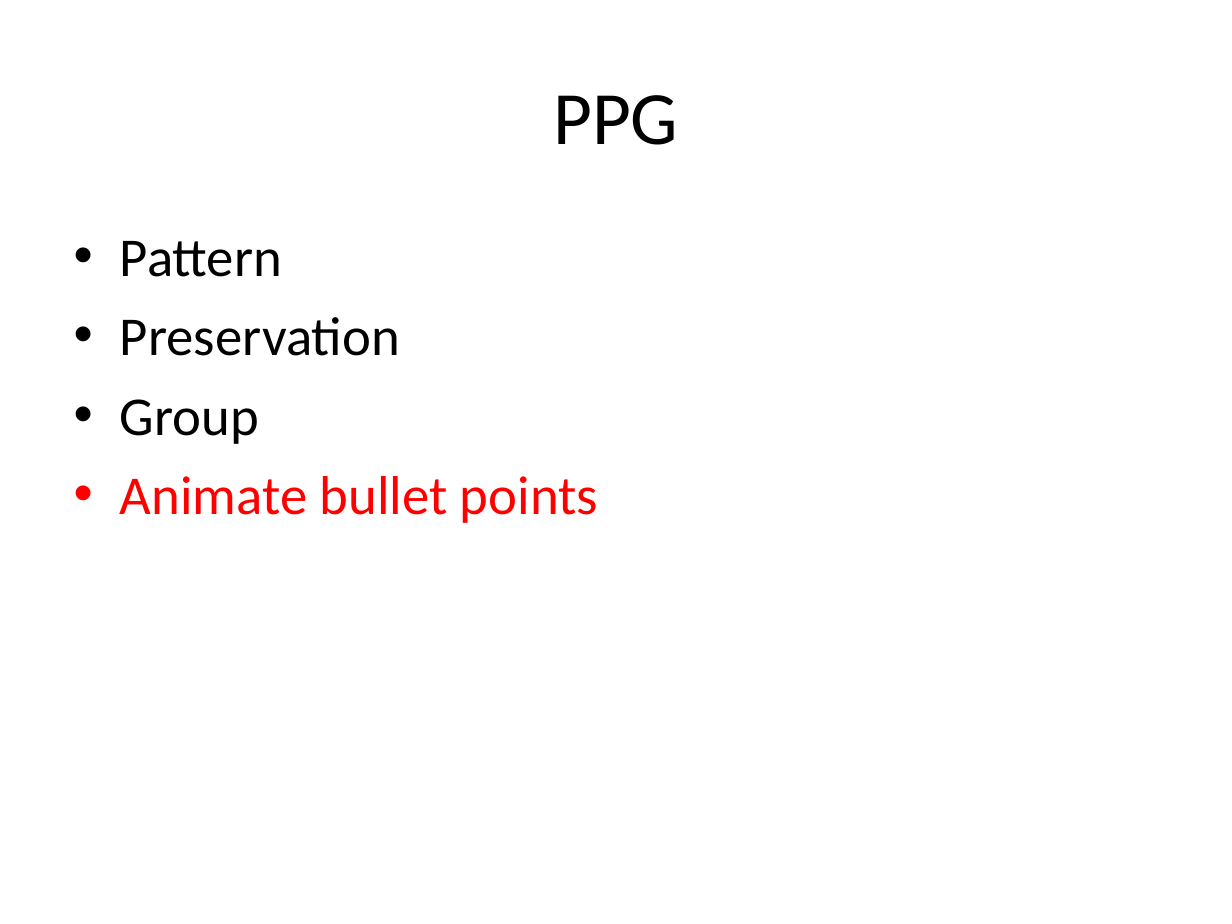
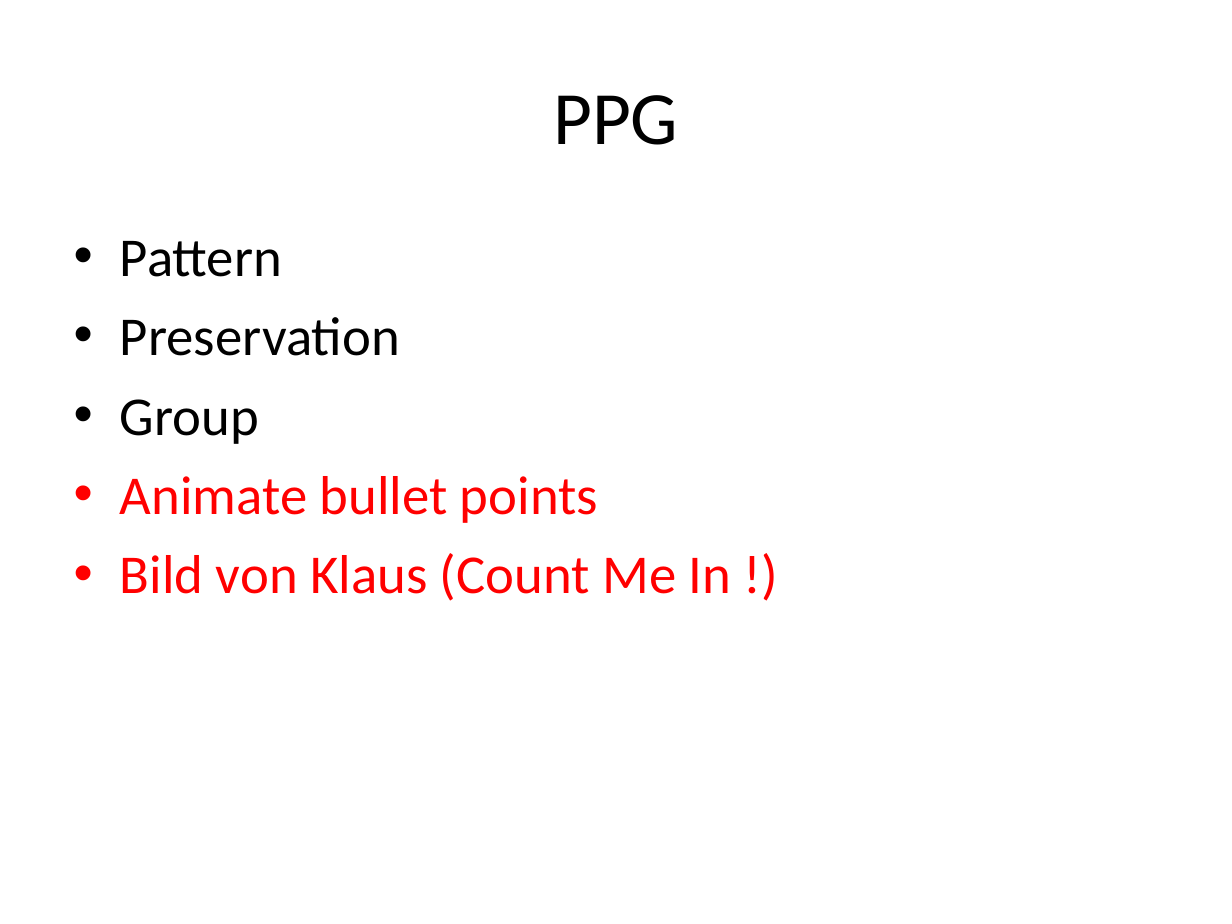
Before and after one commit to kamyu104/GofPatterns, a slide deck: slide 93 of Effective patterns.ppt (slide 99 before the commit). Drawn at 1232x924 pixels with LibreOffice and Linux fonts; fonts in the diff are those of the drawing. Boxes give left, top, right and bottom in pixels: in the first picture for what was removed or moved away, otherwise in the second. Text is boxed around its words. In the diff, an @@ line names an element or a change of style, - is before the commit and + after.

```diff
--- a/Effective patterns.ppt
+++ b/Effective patterns.ppt
@@ text at (x1=120, y1=553, x2=731, y2=601): paragraph added @@
+• Bild von Klaus (Count Me In !)
```
Also in this commit, not shown: 56 other slides changed, 4 slides added, 10 slides removed, 1 other file.
